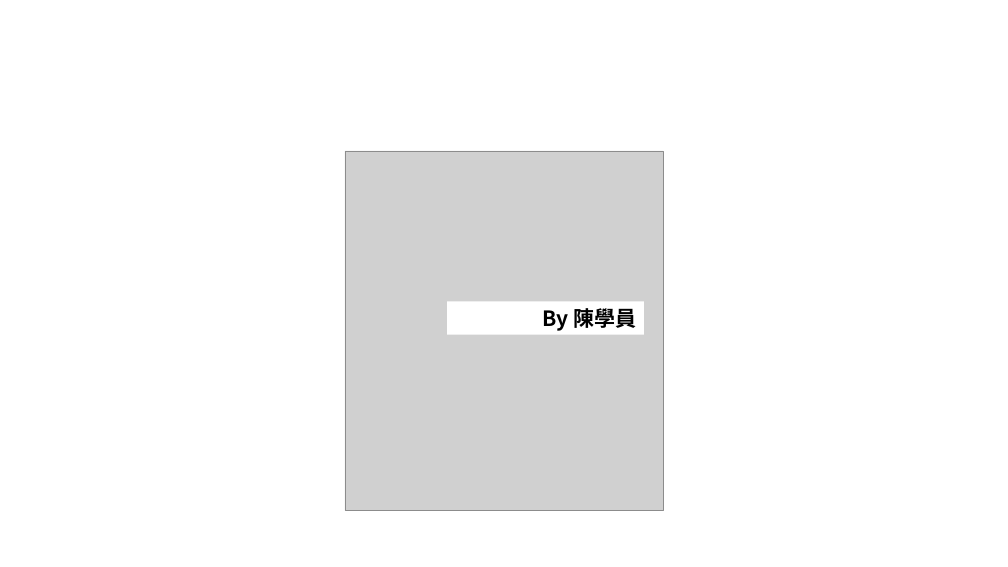
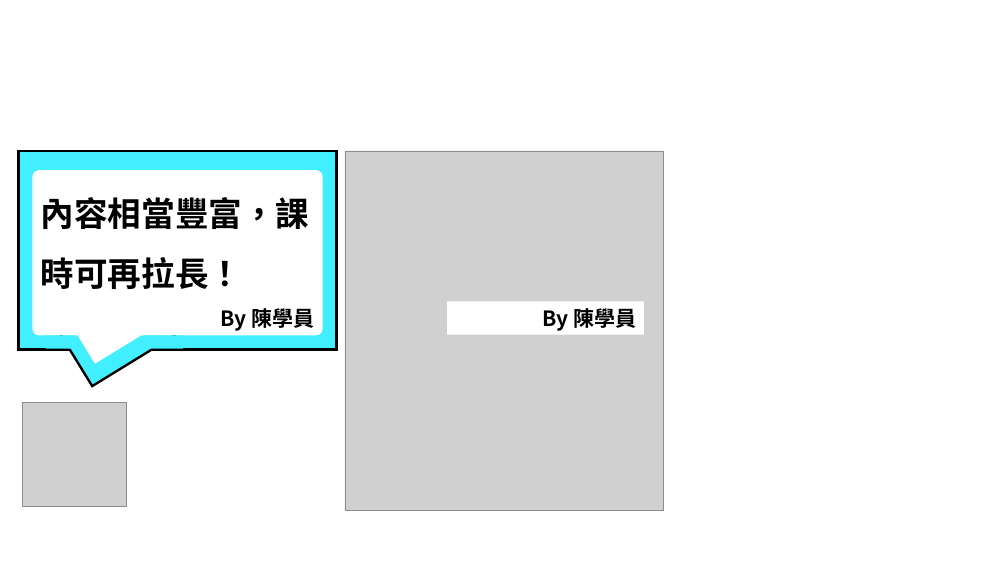
Before and after one commit to AI-FREE-Team/AI-FREE-Team.github.io, a slide deck: slide 3 of generative_ai_course/assets/img/phase2/新增 Microsoft PowerPoint 簡報.pptx. Drawn at 1008x567 pixels with LibreOffice and Linux fonts; fonts in the diff are those of the drawing; grey boxes stand for pictures. Boxes give left, top, right and bottom in pixels: in the first picture for what was removed or moved away, otherwise in the second. Text is boxed around its words. In the diff, an @@ line names an element or a change of style, - is before the commit and + after.

```diff
--- a/generative_ai_course/assets/img/phase2/新增 Microsoft PowerPoint 簡報.pptx
+++ b/generative_ai_course/assets/img/phase2/新增 Microsoft PowerPoint 簡報.pptx
@@ group added at (19, 151, 337, 507): 5 rectangles, 2 texts, 1 ellipse, 1 rounded rectangle, 1 picture @@
+內容相當豐富，課時可再拉長！
+By 陳學員
```
Also in this commit, not shown: 5 other slides changed, 10 other files.
